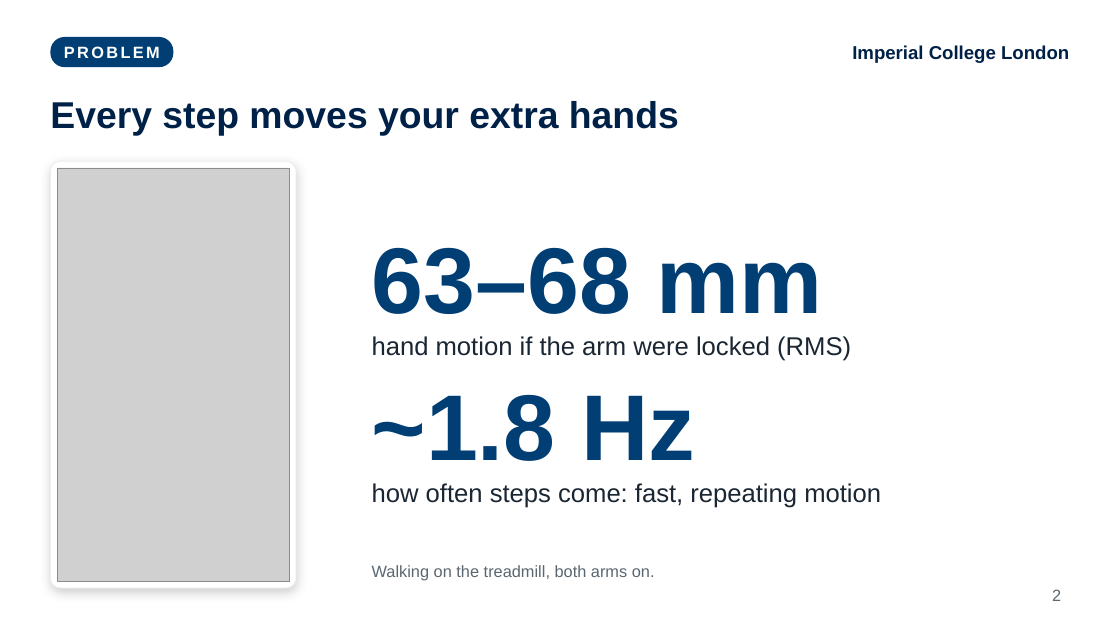
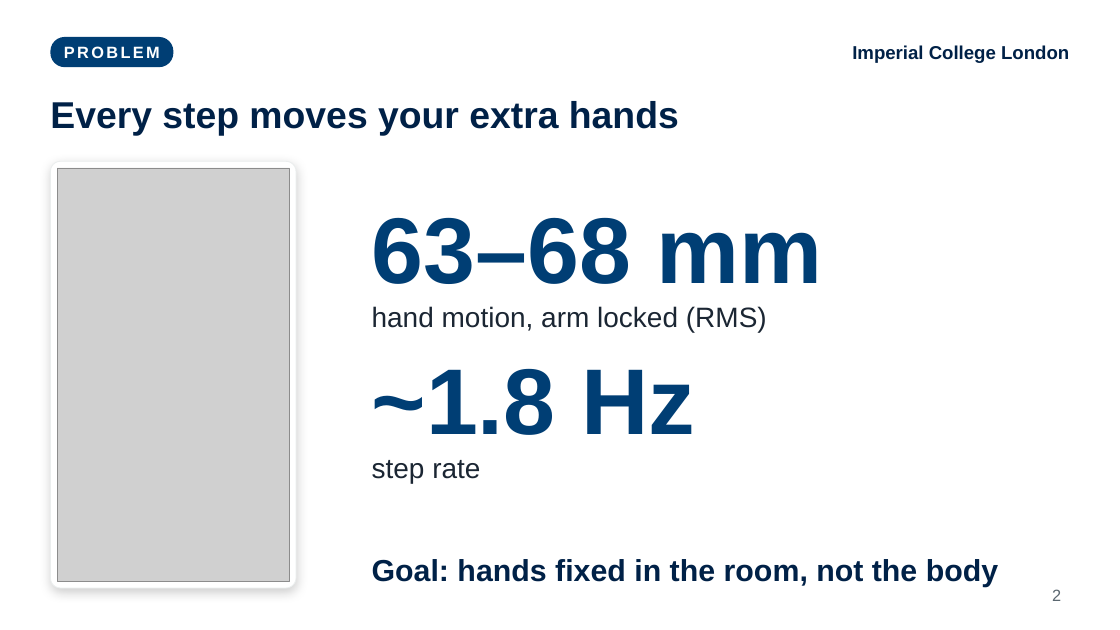
Before and after one commit to fechachris4/HumanSL_MAIN, a slide deck: slide 2 of presentation/World_Stable_Supernumerary_Effectors_Akabueze.pptx. Drawn at 1120x630 pixels with LibreOffice and Linux fonts; fonts in the diff are those of the drawing; grey boxes stand for pictures. Boxes give left, top, right and bottom in pixels: in the first picture for what was removed or moved away, otherwise in the second. Text is boxed around its words. In the diff, an @@ line names an element or a change of style, - is before the commit and + after.

```diff
--- a/presentation/World_Stable_Supernumerary_Effectors_Akabueze.pptx
+++ b/presentation/World_Stable_Supernumerary_Effectors_Akabueze.pptx
@@ text "63–68 mm": place and size @@
-text "63–68 mm" at bbox=[372, 247, 823, 314]
+text "63–68 mm" at bbox=[372, 217, 823, 284]
@@ text at bbox=[372, 306, 767, 332]: text changed; size 22 to 24 pt @@
-hand motion if the arm were locked (RMS)
+hand motion, arm locked (RMS)
@@ text "~1.8 Hz": place and size @@
-text "~1.8 Hz" at bbox=[372, 395, 696, 461]
+text "~1.8 Hz" at bbox=[372, 369, 696, 435]
@@ text added at bbox=[372, 460, 480, 483], 24 pt, text #1B2633 @@
+step rate
@@ text "Goal: hands fixed in the ..." at bbox=[372, 559, 998, 587]: vertical alignment top to bottom @@
@@ text at bbox=[372, 559, 998, 587]: text changed; size 22 to 26 pt; text colour #1B2633 to #002147; bold on @@
-how often steps come: fast, repeating motion
+Goal: hands fixed in the room, not the body
@@ text removed at bbox=[372, 565, 655, 581] @@
-Walking on the treadmill, both arms on.
```
Also in this commit, not shown: 7 other slides changed, 8 slides removed, 3 other files.
